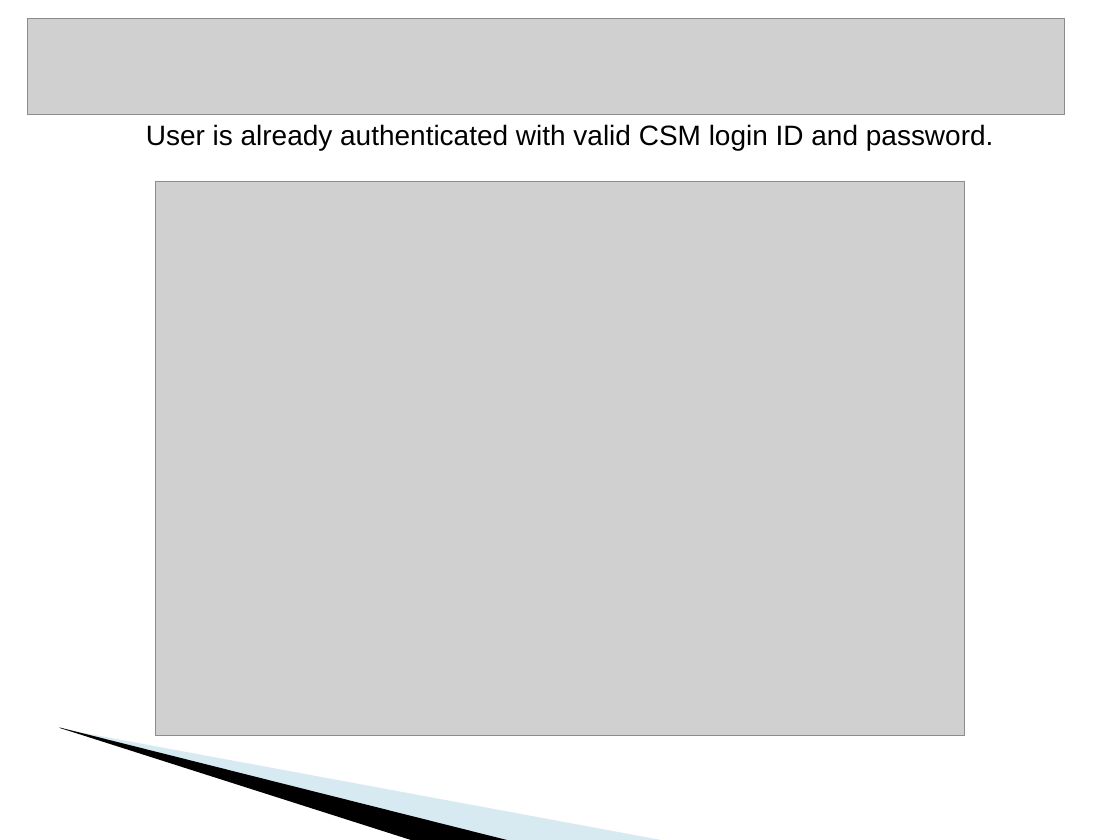
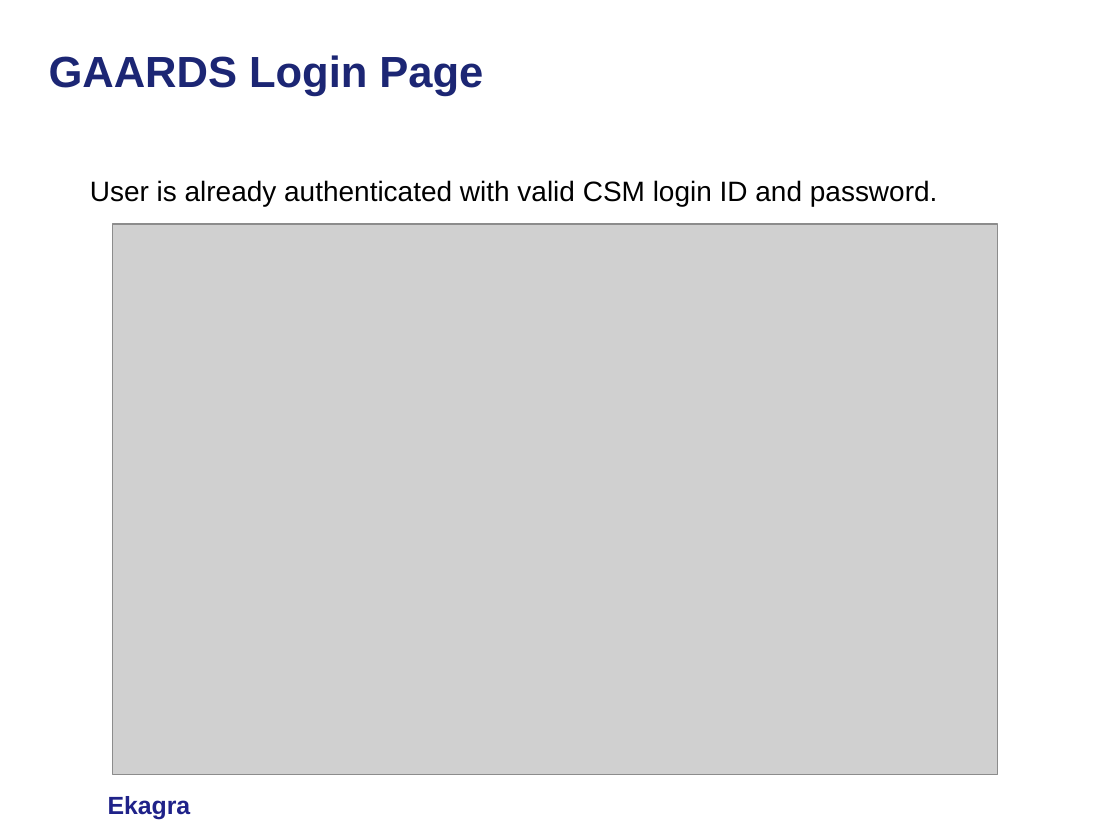
Before and after one commit to CBIIT/common-security-module-docs, a slide deck: slide 9 of CSM v4.1/Development/Design/CSM GAARDS Migration Module Presentation caGrid Users List 10-18-2008.ppt (slide 10 before the commit). Drawn at 1120x840 pixels with LibreOffice and Linux fonts; fonts in the diff are those of the drawing; grey boxes stand for pictures; background and template pictures are left out. Boxes give left, top, right and bottom in pixels: in the first picture for what was removed or moved away, otherwise in the second. Text is boxed around its words. In the diff, an @@ line names an element or a change of style, - is before the commit and + after.

```diff
--- a/CSM v4.1/Development/Design/CSM GAARDS Migration Module Presentation caGrid Users List 10-18-2008.ppt
+++ b/CSM v4.1/Development/Design/CSM GAARDS Migration Module Presentation caGrid Users List 10-18-2008.ppt
@@ picture removed at <box>28,19,1065,114</box> @@
@@ title added at <box>49,55,483,96</box>, 28 pt, text #1C2674, bold @@
+GAARDS Login Page
@@ text "User is already authenticated with ...": place and size @@
-text "User is already authenticated with ..." at <box>146,124,994,150</box>
+text "User is already authenticated with ..." at <box>90,180,938,206</box>
@@ picture: place and size @@
-picture at <box>156,181,964,736</box>
+picture at <box>113,224,998,775</box>
@@ freeform shape removed at <box>59,727,512,840</box> @@
@@ freeform shape removed at <box>62,728,666,840</box> @@
@@ text added at <box>108,796,191,820</box>, 16 pt, text #1F2289, bold @@
+Ekagra
```
Also in this commit, not shown: 7 other slides changed, 9 slides added, 14 slides removed.
